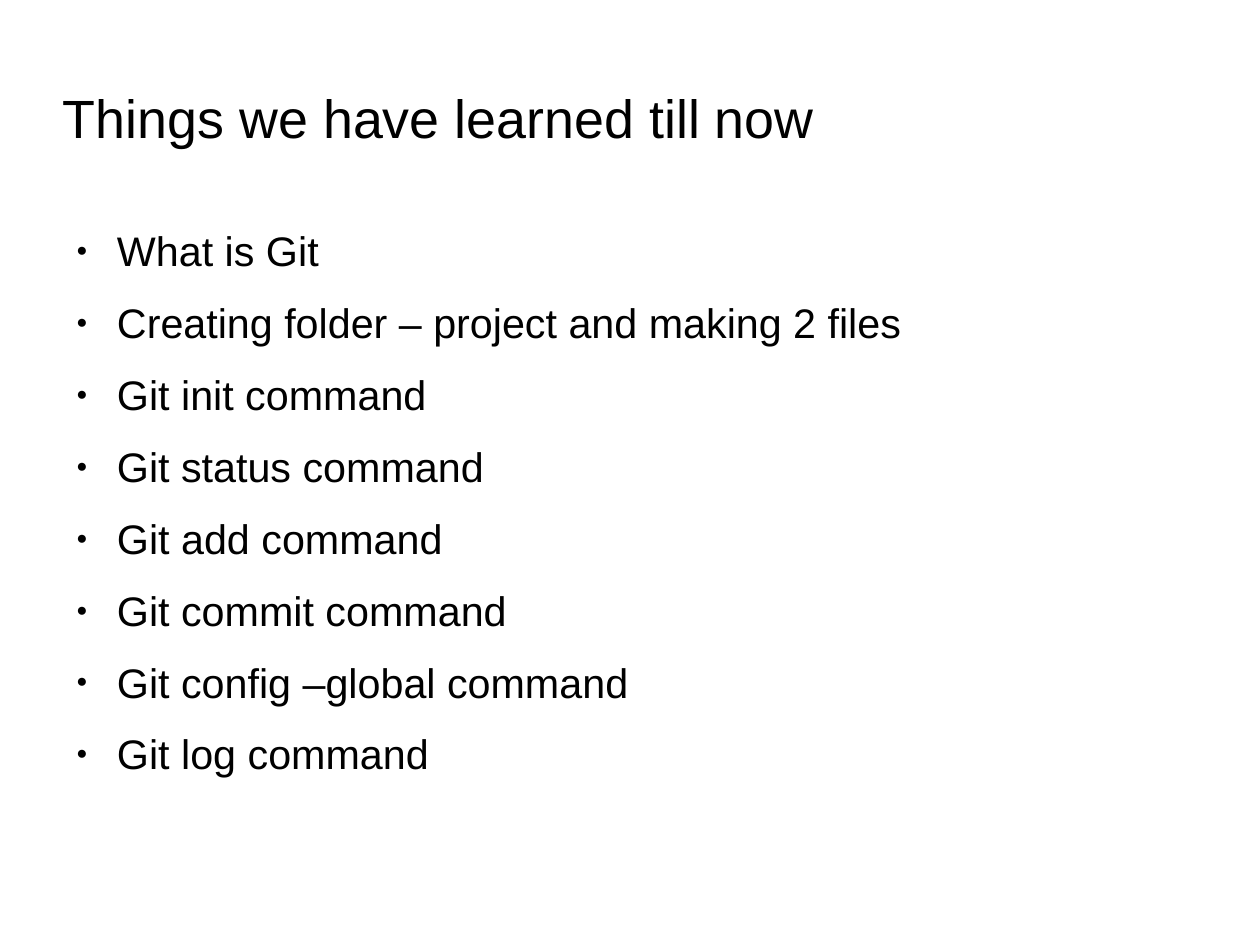
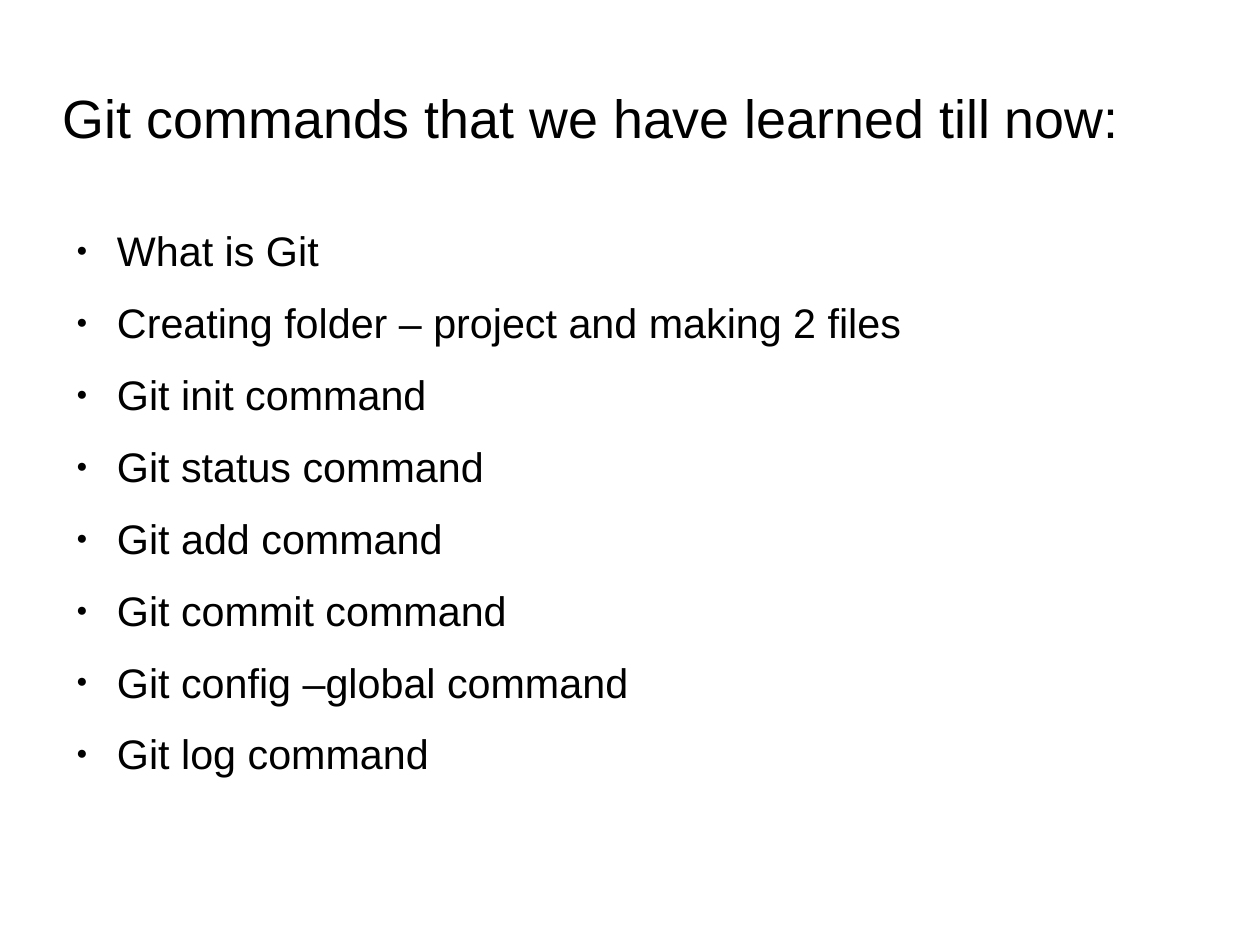
Before and after one commit to anumsh/Learning-Git-and-Github, a slide deck: slide 15 of git_and_GitHub.odp. Drawn at 1260x945 pixels with LibreOffice and Linux fonts; fonts in the diff are those of the drawing; background and template pictures are left out. Boxes give left, top, right and bottom in pixels: in the first picture for what was removed or moved away, otherwise in the second. Text is boxed around its words. In the diff, an @@ line names an element or a change of style, - is before the commit and + after.

```diff
--- a/git_and_GitHub.odp
+++ b/git_and_GitHub.odp
@@ title at (x1=63, y1=99, x2=1119, y2=139): text changed @@
-Things we have learned till now
+Git commands that we have learned till now:
```
Also in this commit, not shown: 15 slides added, 8 other files.
